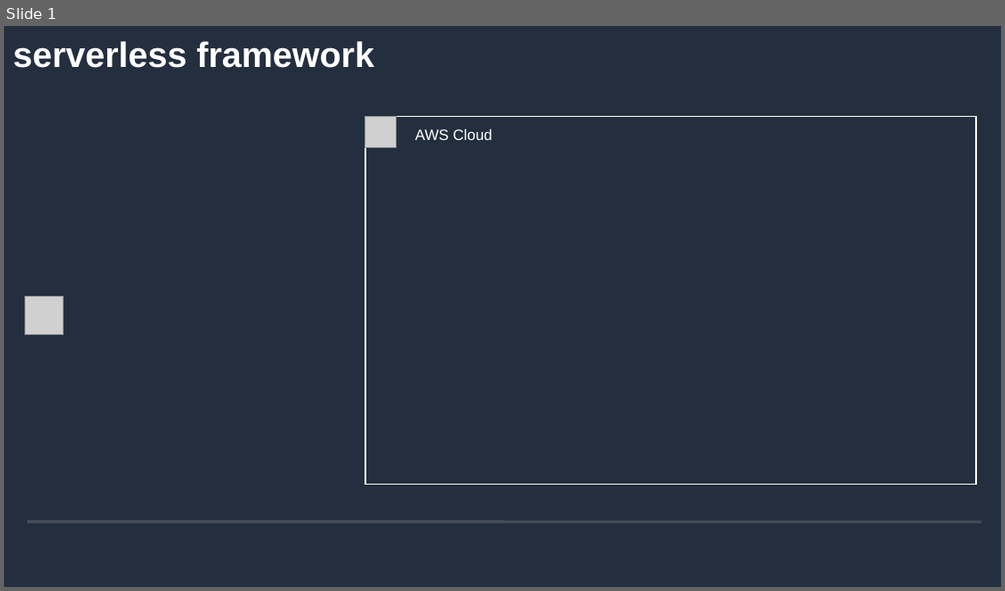
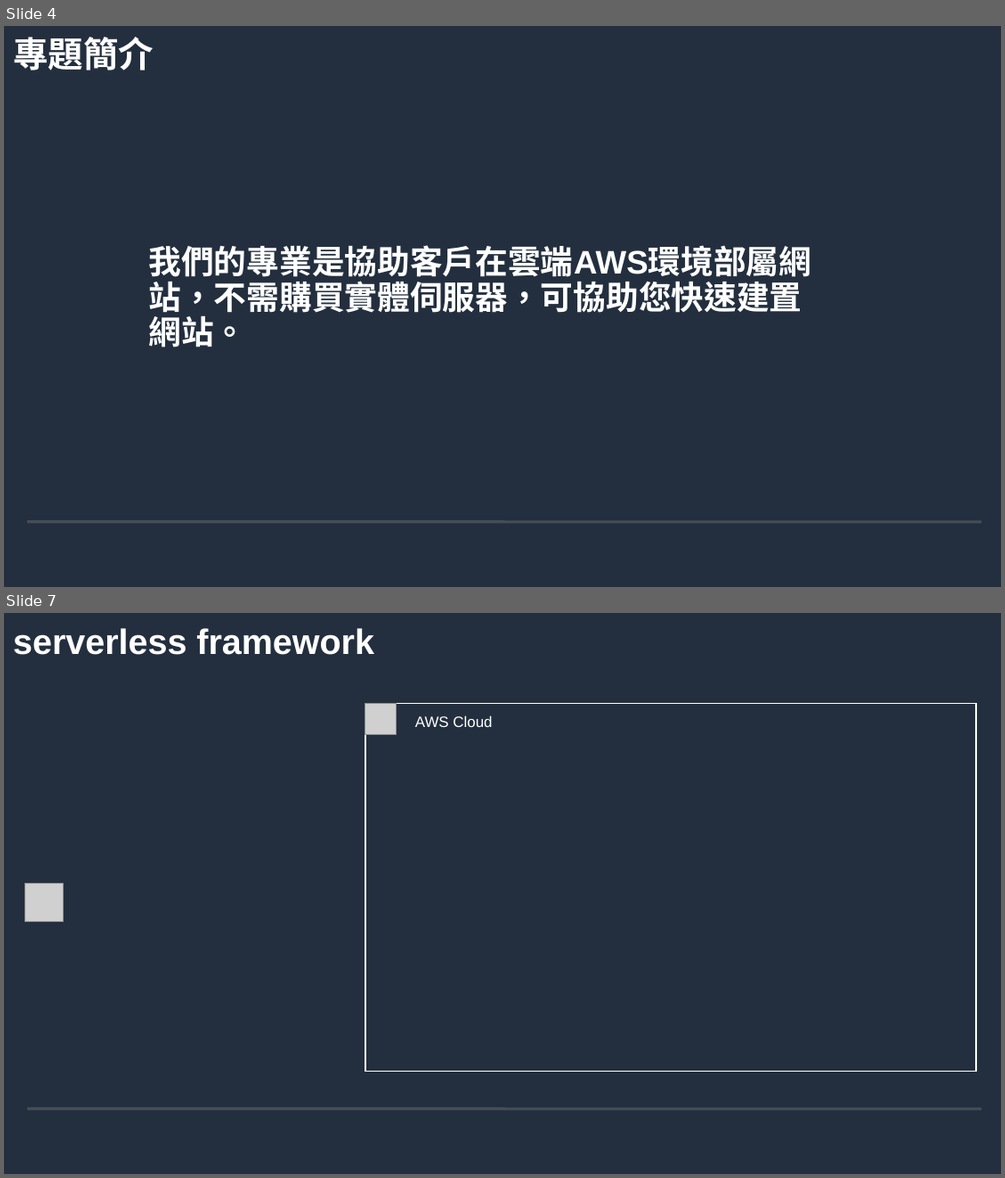
Before and after one commit to andygithub9/cfc104_2, a slide deck: 104.odp. Shown one above the other, each under a label of ours: slide 1 before the commit, slides 4 and 7 after it; the slides between them are not shown. The pictures are 1005x591 and 1005x1178 pixels, drawn with LibreOffice and Linux fonts; fonts in the diff are those of the drawing; grey boxes stand for pictures; background and template pictures are left out. Boxes give left, top, right and bottom in pixels: in the first picture for what was removed or moved away, otherwise in the second. Text is boxed around its words. In the diff, an @@ line names an element or a change of style, - is before the commit and + after.

```diff
--- a/104.odp
+++ b/104.odp
@@ slide 4 added at [4,26,1001,587], background #232F3E; not listed: 2 template elements that a slide beside it also shows @@
@@ title added at [13,37,154,70], 28 pt, text #FFFFFF, bold @@
+專題簡介
@@ title added at [149,245,812,347], 26 pt, text #FFFFFF, bold @@
+我們的專業是協助客戶在雲端AWS環境部屬網站，不需購買實體伺服器，可協助您快速建置網站。
@@ what was slide 1 is now slide 7 @@
```
Also in this commit, not shown: 2 slides changed, 19 other slides added.
